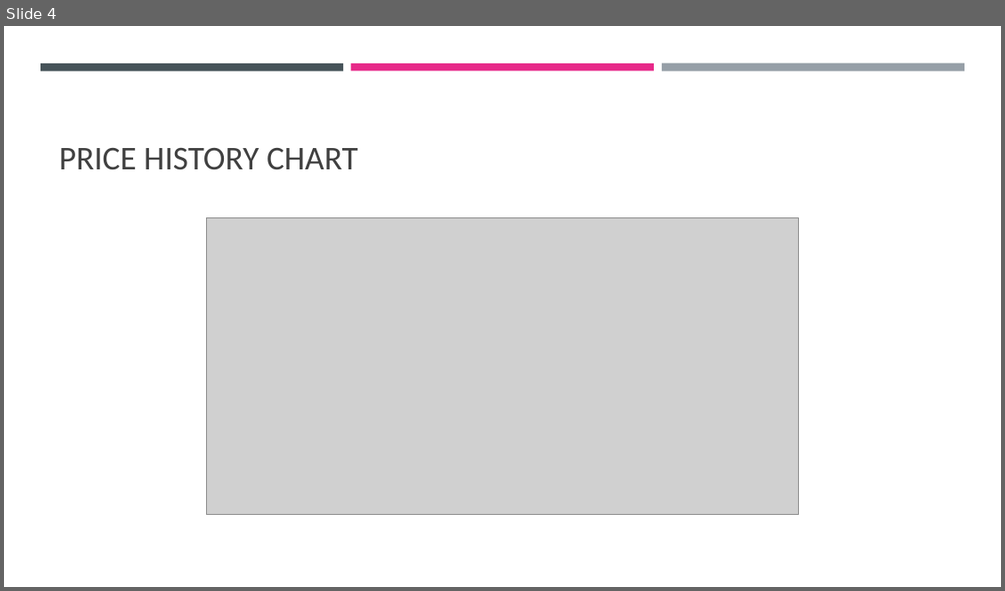
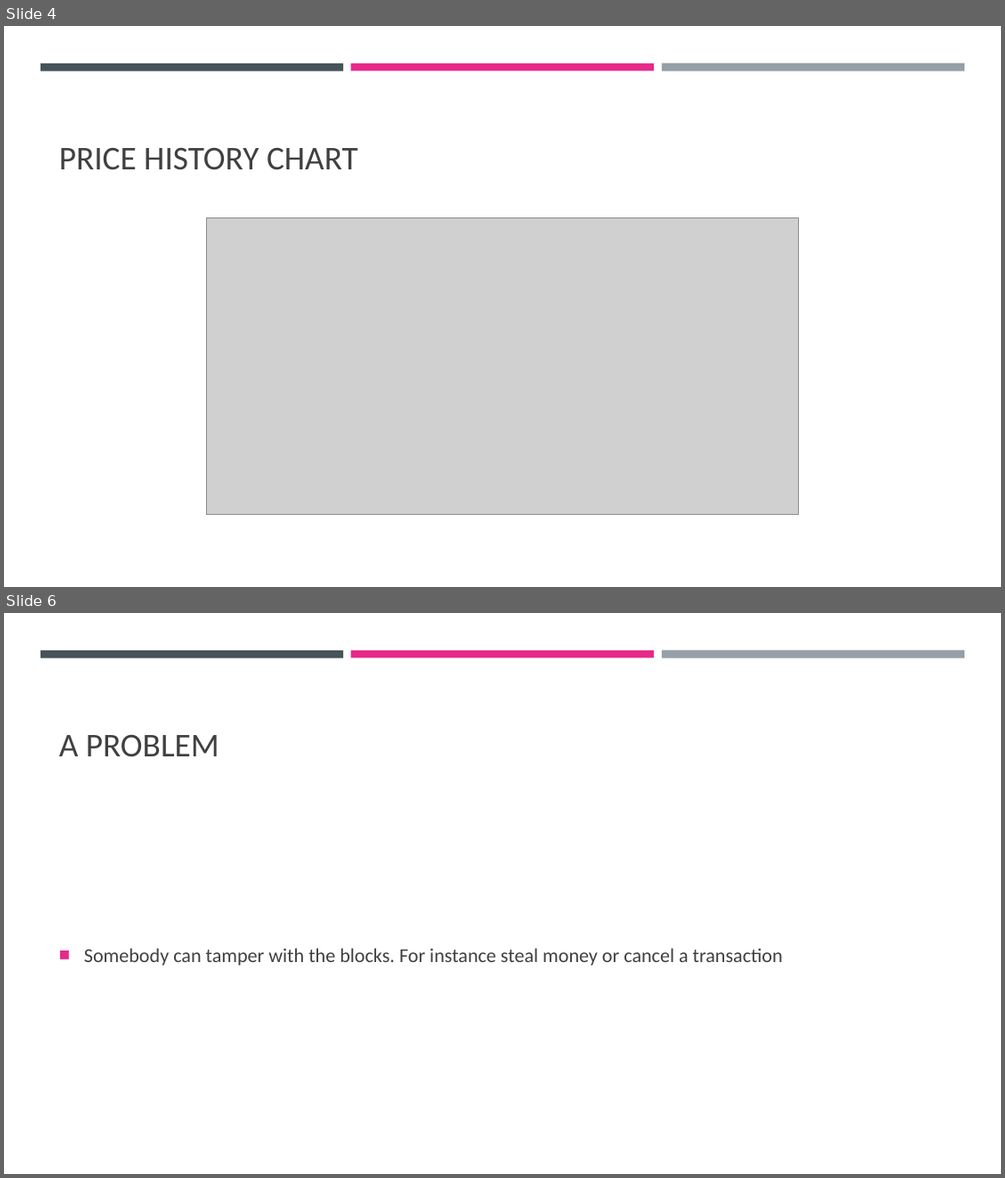
Before and after one commit to cyoni/bitcoin, a slide deck: bitcoin.pptx. Shown one above the other, each under a label of ours: slide 4 before the commit, slides 4 and 6 after it; the slides between them are not shown. The pictures are 1005x591 and 1005x1178 pixels, drawn with LibreOffice and Linux fonts; fonts in the diff are those of the drawing; grey boxes stand for pictures. Boxes give left, top, right and bottom in pixels: in the first picture for what was removed or moved away, otherwise in the second. Text is boxed around its words. In the diff, an @@ line names an element or a change of style, - is before the commit and + after.

```diff
--- a/bitcoin.pptx
+++ b/bitcoin.pptx
@@ slide 6 added at (4, 613, 1001, 1174), background #FFFFFF; not listed: 3 template elements that a slide beside it also shows @@
@@ title added at (59, 735, 219, 757), 32 pt, text #404040 @@
+A PROBLEM
@@ text added at (84, 948, 783, 965), 19 pt, text #404040 @@
+■ Somebody can tamper with the blocks. For instance steal money or cancel a transaction
```
Also in this commit, not shown: 1 slide changed, 20 other slides added, 1 slide removed.
